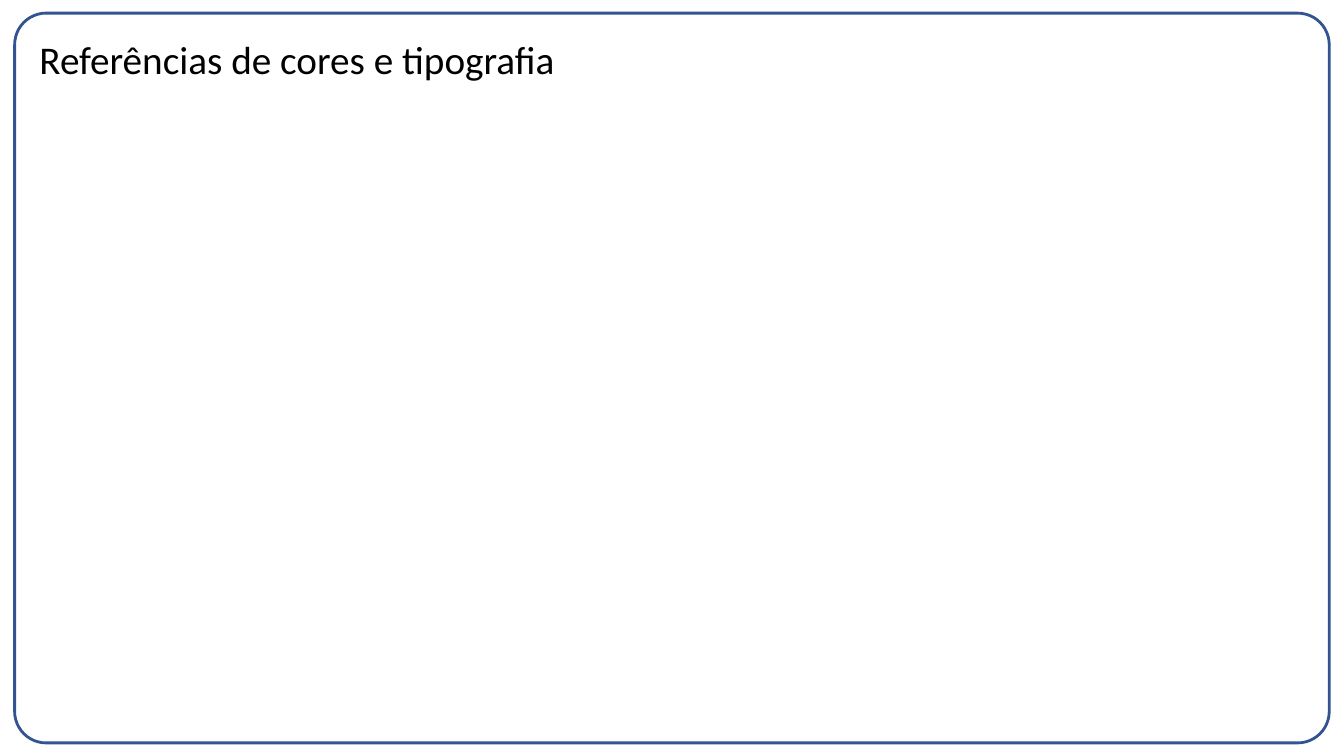
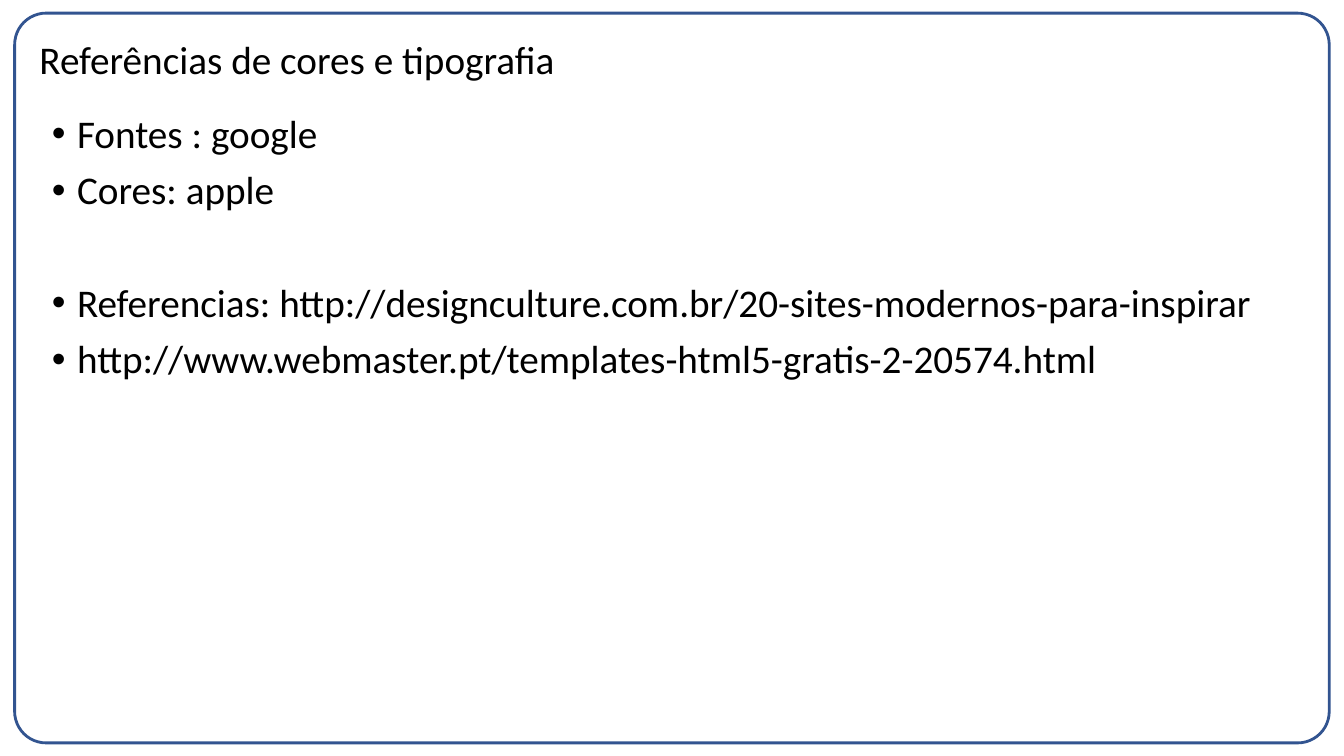
Before and after one commit to betofr1/co-design, a slide deck: slide 7 of Projeto 1/Entrega03.pptx (slide 6 before the commit). Drawn at 1344x756 pixels with LibreOffice and Linux fonts; fonts in the diff are those of the drawing. Boxes give left, top, right and bottom in pixels: in the first picture for what was removed or moved away, otherwise in the second. Text is boxed around its words. In the diff, an @@ line names an element or a change of style, - is before the commit and + after.

```diff
--- a/Projeto 1/Entrega03.pptx
+++ b/Projeto 1/Entrega03.pptx
@@ text added at [77, 120, 1250, 380], 28 pt, text #000000 @@
+• Fontes : google
+• Cores: apple
+• Referencias: http://designculture.com.br/20-sites-modernos-para-inspirar
+• http://www.webmaster.pt/templates-html5-gratis-2-20574.html
```
Also in this commit, not shown: 3 other slides changed, 1 slide added, 3 slides removed, 10 other files.
